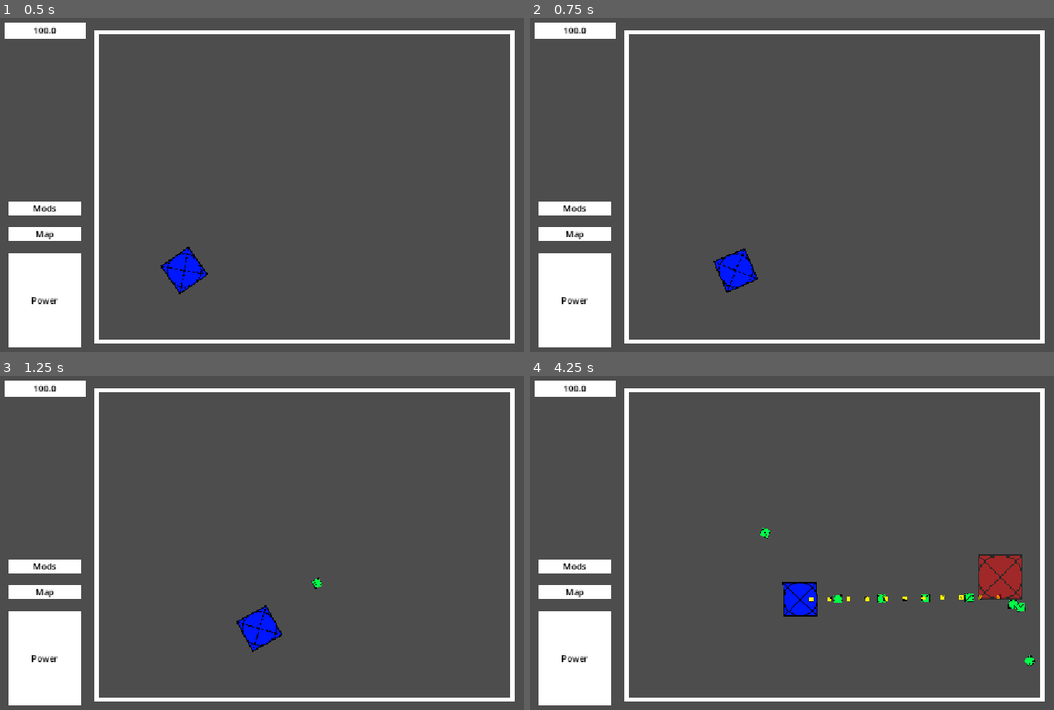
Above: before the commit, frames 1-4 (two rows, left to right).
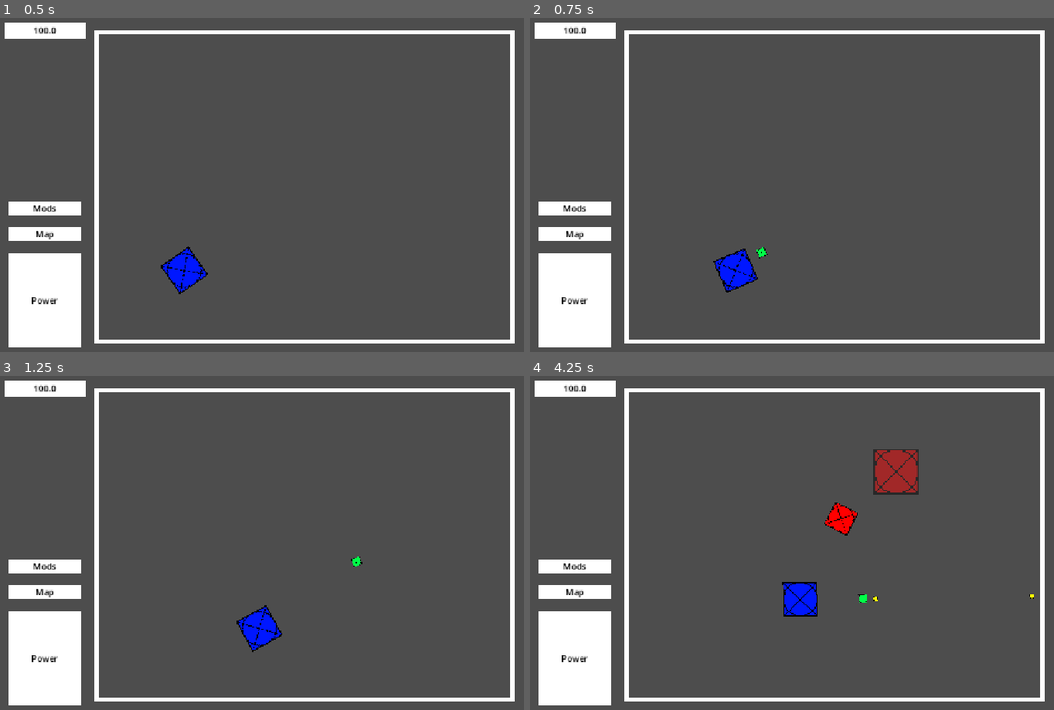
Above: after the commit, the same moments.

Repository: Jason-Lin450/P0W3RSH0T
Game: Godot game, scene res://Scenes/level.tscn
The game is run twice, just before and just after one commit, with the same random seed, the same clock (stepped at 60 frames per second) and the same inputs.
Inputs (mouse positions are in pixels of both pictures, inside the frame that each line leads up to):
- Up to frame 1 (0.5 s): no input
- Up to frame 2 (0.75 s): tap Enter at 0.5 s; move the mouse to (970, 168) at 0.52 s; press the mouse at (970, 168) at 0.53 s; hold D (right) from 0.53 s (still down)
- Up to frame 3 (1.25 s): keep holding D (right); tap Space (shoot, bound only before the commit) at 0.8 s
- Up to frame 4 (4.25 s): move the mouse to (713, 563) at 1.27 s; release D (right) at 1.28 s; release the mouse at (713, 563) at 1.28 s; hold S (down) 1.28-2.03 s; tap Space (shoot, bound only before the commit) at 1.35 s; right-click (713, 563) at 1.55 s; move the mouse to (896, 469) at 2.02 s; hold D (right) 2.03-2.78 s; hold Right mouse button (subshoot, bound only after the commit) 2.03-2.78 s; tap Shift (subshoot, bound only before the commit) at 2.3, 2.85 s; move the mouse to (802, 613) at 2.77 s; hold W (up) 2.78-3.53 s; click (802, 613) at 3.05 s; move the mouse to (1022, 596) at 3.52 s; hold A (left) from 3.53 s (still down); hold Space (shoot, bound only before the commit) from 3.53 s (still down); tap E (autofire) at 3.6 s

Frame 1 is identical in both runs. In frame 2, less than 0.1% of the frame differs, in the area x 43-46%, y 68-73%; in frame 3, less than 0.1%; in frame 4, 3.2%, in the area x 43-97%, y 21-87%.

Commit message:
warpsknockbacks

Diff:
--- a/Scripts/enemy.gd
+++ b/Scripts/enemy.gd
@@ -3,6 +3,8 @@
 @onready var Player := get_tree().get_first_node_in_group("player")
 @onready var HB := $EnemyHB
 @onready var sprite := $EnemySprite
+var knockback := Vector2(0, 0)
+var knockback_dampen = 1000
 var speed
 var health
 var maxhealth
@@ -17,7 +19,12 @@
 		return
 
 	look_at(Player.global_position)
-	velocity = transform.x * speed
+	velocity = transform.x * speed + knockback
+	knockback = knockback.move_toward(Vector2.ZERO, knockback_dampen * delta)
+	if (knockback.x < 0.1 && knockback.x > -0.1):
+		knockback.x = 0
+	if (knockback.y < 0.1 && knockback.y > -0.1):
+		knockback.y = 0
 
 	move_and_slide()
 	for i in get_slide_collision_count():
--- a/Scripts/indicator.gd
+++ b/Scripts/indicator.gd
@@ -17,5 +17,7 @@
 	tween.tween_property(IndicatorSprite, "self_modulate:a", 0.1, duration).from(0.6)
 	await tween.finished
 	body.position = position
+	body.visible = true
+	body.process_mode = Node.PROCESS_MODE_INHERIT
 	queue_free()
 	return
--- a/Scripts/level.gd
+++ b/Scripts/level.gd
@@ -20,6 +20,7 @@
 var enemy_dmg = 1
 
 func _ready() -> void:
+	rng.randomize()
 	Player.position = Vector2(352, 480)
 	Player.shoot.connect(_on_player_shoot)
 	Player.subshoot.connect(_on_player_sub_shoot)
@@ -45,7 +46,8 @@
 func _on_enemy_timer_timeout() -> void:
 	var enemy = enemy_scene.instantiate()
 	Enemies.add_child(enemy)
-	enemy.position = Vector2(10000, 10000)
+	enemy.visible = false
+	enemy.process_mode = Node.PROCESS_MODE_DISABLED
 	enemy.maxhealth = enemy_maxhealth
 	enemy.health = enemy.maxhealth
 	enemy.speed = enemy_speed
--- a/Scripts/player.gd
+++ b/Scripts/player.gd
@@ -11,18 +11,32 @@
 var max_health = 100
 var health = max_health
 var speed = 200
-var firerate = 10
+
 var dmg = 1
+var firerate = 1
+var knockback = 300
 var projectile_speed = 500
 var projectiles = 1
 var spread = 0
-var bounces = 10
-var pierces = 1
-var ricochets = 1
+var bounces = 0
+var pierces = 0
+var ricochets = 0
+var warps = 0
+
+var sub_dmg = 0.2
+var sub_firerate = 2.5
+var sub_knockback = 60
+var sub_projectile_speed = 500
+var sub_projectiles = 1
+var sub_spread = 0
+var sub_bounces = 0
+var sub_pierces = 0
+var sub_ricochets = 0
+var sub_warps = 0
 
 func _ready() -> void:
 	ProjectileTimer.wait_time = 1.0 / firerate
-	SubProjectileTimer.wait_time = 0.4 / firerate
+	SubProjectileTimer.wait_time = 1.0 / sub_firerate
 
 func _physics_process(delta: float) -> void:
 	look_at(get_global_mouse_position())
@@ -42,6 +56,6 @@
 
 	#sub wep
 	if (Input.is_action_pressed("subshoot") or auto_fire) and SubProjectileTimer.is_stopped():
-		for i in projectiles:
-			subshoot.emit(position, rotation_degrees + rng.randi_range(-spread / 2, spread / 2))
+		for i in sub_projectiles:
+			subshoot.emit(position, rotation_degrees + rng.randi_range(-sub_spread / 2, sub_spread / 2))
 			SubProjectileTimer.start()
--- a/Scripts/projectile.gd
+++ b/Scripts/projectile.gd
@@ -4,42 +4,60 @@
 @onready var Player := get_tree().get_first_node_in_group("player")
 @onready var Borders := get_tree().get_nodes_in_group("borders")
 @onready var Enemies := get_tree().get_nodes_in_group("enemy")
-var hit_enemies: Array[Node2D]
+var hit_enemies: Array[Node2D] = []
 var speed
 var dmg
+var knockback
 var bounces
 var pierces
 var ricochets
+var warps
 
 func _ready() -> void:
 	speed = Player.projectile_speed
 	dmg = Player.dmg
+	knockback = Player.knockback
 	bounces = Player.bounces
 	pierces = Player.pierces
 	ricochets = Player.ricochets
+	warps = Player.warps
 
 func _physics_process(delta: float) -> void:
-	position += global_transform.x.normalized() * speed * delta / scale
+	position += global_transform.x.normalized() * speed * delta
 
 func _on_body_entered(body: Node2D) -> void:
 	if body.is_in_group('borders'):
 		hit_enemies.clear()
-		if (bounces > 0):
+		if (warps > 0):
+			if Borders.slice(4, 8).has(body):
+				position.x = get_viewport_rect().size.x - position.x
+			else:
+				position.y = get_viewport_rect().size.y - position.y
+			warps -= 1
+		elif (bounces > 0):
 			if Borders.slice(4, 8).has(body):
 				rotation_degrees = 180.0 - rotation_degrees
 			else:
 				rotation_degrees = -rotation_degrees
+			bounces -= 1
 		else:
 			queue_free()
 	elif body.is_in_group('enemy') and !hit_enemies.has(body):
 		body.health -= dmg
+		body.knockback += global_transform.x.normalized() * knockback
 		LevelUI.current_enemy = body
 		if (ricochets > 0):
 			hit_enemies.clear()
 			hit_enemies.append(body)
-			look_at(Enemies.pick_random().position)
-		if (pierces > 0):
+			Enemies = get_tree().get_nodes_in_group("enemy").filter(func(enemy): return is_instance_valid(enemy) and !hit_enemies.has(enemy))
+			if (Enemies.is_empty()):
+				rotation_degrees = randf_range(0, 360)
+			else:
+				look_at(Enemies.pick_random().global_position)
+			ricochets -= 1
+		elif (pierces > 0):
 			hit_enemies.append(body)
+			pierces -= 1
 		else:
 			queue_free()
 			return
--- a/Scripts/sub_projectile.gd
+++ b/Scripts/sub_projectile.gd
@@ -1,20 +1,64 @@
 extends Area2D
 
 @onready var LevelUI := get_tree().get_first_node_in_group("levelui")
-var speed = 500
-var atkdmg = 0.5
+@onready var Player := get_tree().get_first_node_in_group("player")
+@onready var Borders := get_tree().get_nodes_in_group("borders")
+@onready var Enemies := get_tree().get_nodes_in_group("enemy")
+var hit_enemies: Array[Node2D] = []
+var speed
+var dmg
+var knockback
+var bounces
+var pierces
+var ricochets
+var warps
 
 func _ready() -> void:
 	scale = Vector2(0.5, 0.5)
+	speed = Player.sub_projectile_speed
+	dmg = Player.sub_dmg
+	knockback = Player.sub_knockback
+	bounces = Player.sub_bounces
+	pierces = Player.sub_pierces
+	ricochets = Player.sub_ricochets
+	warps = Player.sub_warps
 
-func _process(delta: float) -> void:
-	position += transform.x * speed * delta / scale
+func _physics_process(delta: float) -> void:
+	position += global_transform.x.normalized() * speed * delta
 
 func _on_body_entered(body: Node2D) -> void:
-	if body is StaticBody2D:
-		queue_free()
-	elif body is CharacterBody2D:
-		queue_free()
-		if body.is_in_group('enemy'):
-			body.health -= atkdmg
-			LevelUI.current_enemy = body
+	if body.is_in_group('borders'):
+		hit_enemies.clear()
+		if (warps > 0):
+			if Borders.slice(4, 8).has(body):
+				position.x = get_viewport_rect().size.x - position.x
+			else:
+				position.y = get_viewport_rect().size.y - position.y
+			warps -= 1
+		elif (bounces > 0):
+			if Borders.slice(4, 8).has(body):
+				rotation_degrees = 180.0 - rotation_degrees
+			else:
+				rotation_degrees = -rotation_degrees
+			bounces -= 1
+		else:
+			queue_free()
+	elif body.is_in_group('enemy') and !hit_enemies.has(body):
+		body.health -= dmg
+		body.knockback += global_transform.x.normalized() * knockback
+		LevelUI.current_enemy = body
+		if (ricochets > 0):
+			hit_enemies.clear()
+			hit_enemies.append(body)
+			Enemies = get_tree().get_nodes_in_group("enemy").filter(func(enemy): return is_instance_valid(enemy) and !hit_enemies.has(enemy))
+			if (Enemies.is_empty()):
+				rotation_degrees = randf_range(0, 360)
+			else:
+				look_at(Enemies.pick_random().global_position)
+			ricochets -= 1
+		elif (pierces > 0):
+			hit_enemies.append(body)
+			pierces -= 1
+		else:
+			queue_free()
+			return
--- a/project.godot
+++ b/project.godot
@@ -51,7 +51,7 @@
 }
 shoot={
 "deadzone": 0.2,
-"events": [Object(InputEventKey,"resource_local_to_scene":false,"resource_name":"","device":-1,"window_id":0,"alt_pressed":false,"shift_pressed":false,"ctrl_pressed":false,"meta_pressed":false,"pressed":false,"keycode":0,"physical_keycode":32,"key_label":0,"unicode":32,"location":0,"echo":false,"script":null)
+"events": [Object(InputEventMouseButton,"resource_local_to_scene":false,"resource_name":"","device":-1,"window_id":0,"alt_pressed":false,"shift_pressed":false,"ctrl_pressed":false,"meta_pressed":false,"button_mask":1,"position":Vector2(170, 19),"global_position":Vector2(182, 82),"factor":1.0,"button_index":1,"canceled":false,"pressed":true,"double_click":false,"script":null)
 ]
 }
 autofire={
@@ -61,7 +61,7 @@
 }
 subshoot={
 "deadzone": 0.2,
-"events": [Object(InputEventKey,"resource_local_to_scene":false,"resource_name":"","device":-1,"window_id":0,"alt_pressed":false,"shift_pressed":false,"ctrl_pressed":false,"meta_pressed":false,"pressed":false,"keycode":0,"physical_keycode":4194325,"key_label":0,"unicode":0,"location":0,"echo":false,"script":null)
+"events": [Object(InputEventMouseButton,"resource_local_to_scene":false,"resource_name":"","device":-1,"window_id":0,"alt_pressed":false,"shift_pressed":false,"ctrl_pressed":false,"meta_pressed":false,"button_mask":0,"position":Vector2(0, 0),"global_position":Vector2(0, 0),"factor":1.0,"button_index":2,"canceled":false,"pressed":false,"double_click":false,"script":null)
 ]
 }
 test={
